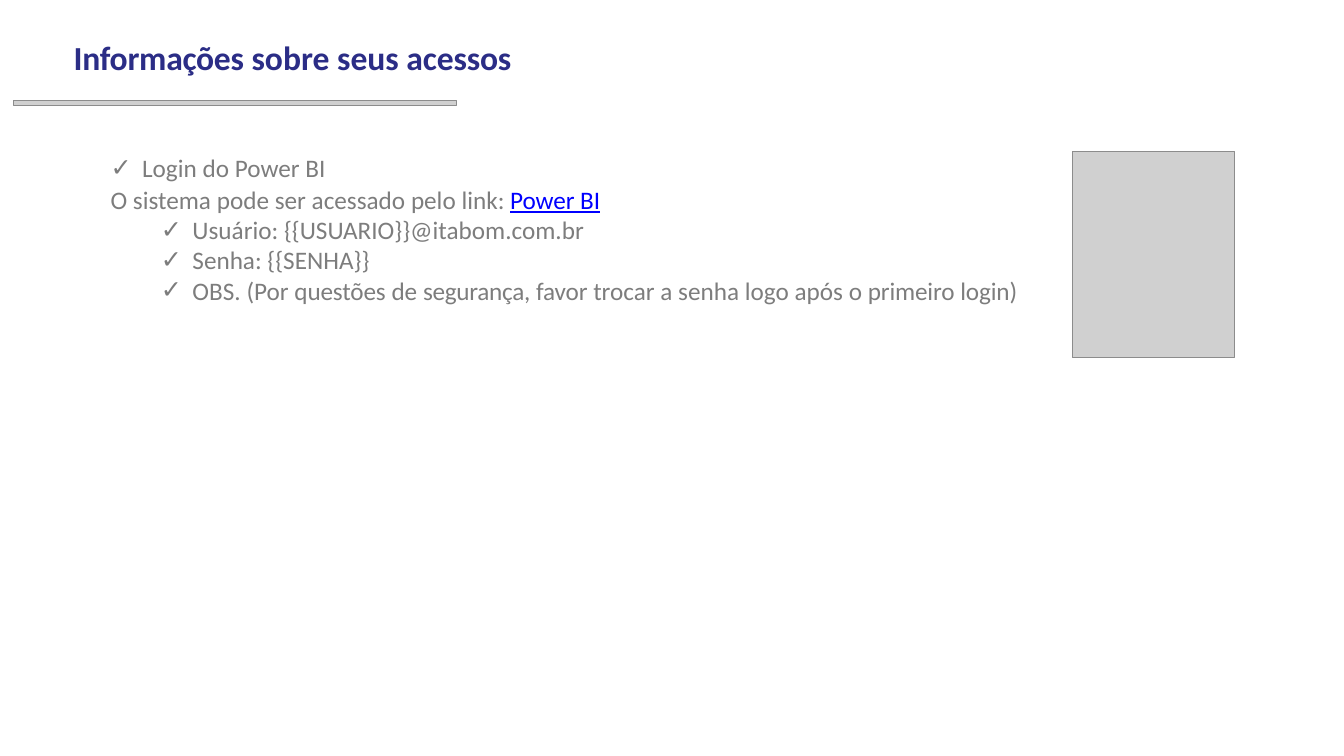
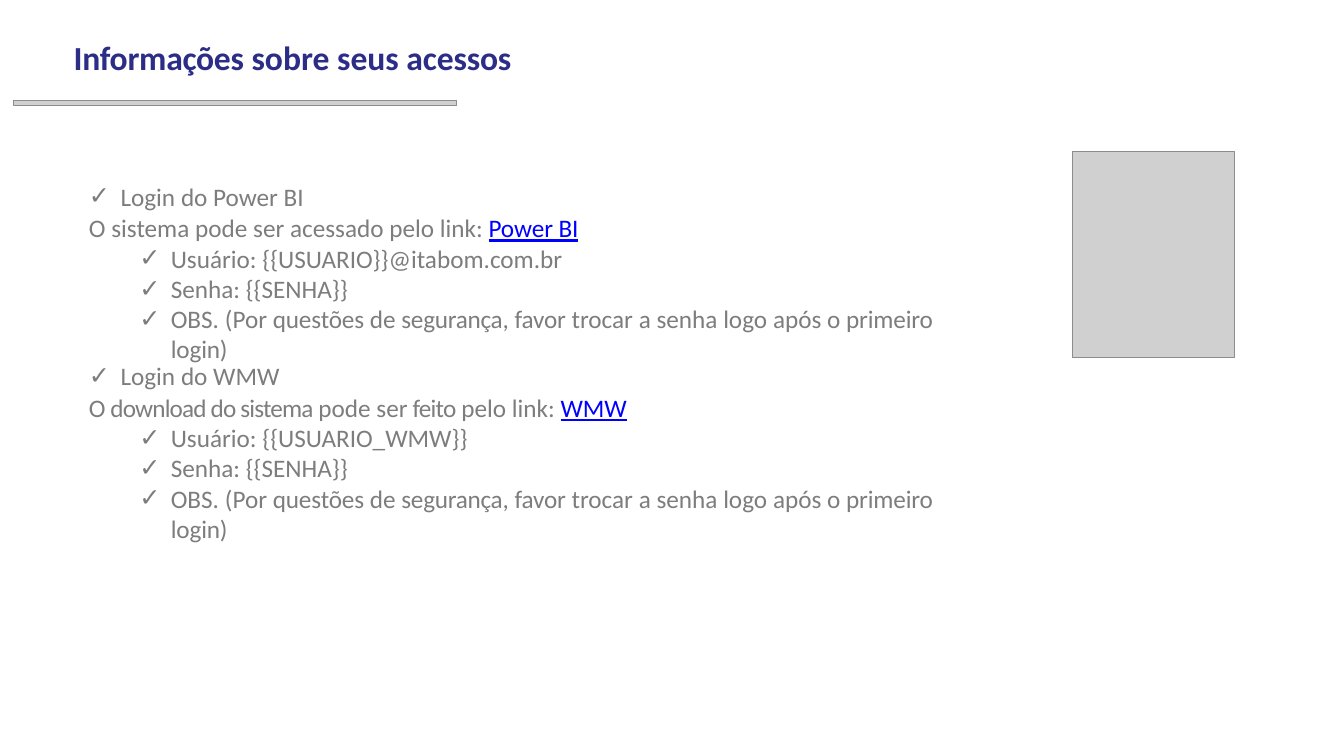
Before and after one commit to Kayky08/python, a slide deck: slide 6 of onboarding/template_onboarding.pptx. Drawn at 1344x756 pixels with LibreOffice and Linux fonts; fonts in the diff are those of the drawing; grey boxes stand for pictures; background and template pictures are left out. Boxes give left, top, right and bottom in pixels: in the first picture for what was removed or moved away, otherwise in the second. Text is boxed around its words. In the diff, an @@ line names an element or a change of style, - is before the commit and + after.

Commit message:
Adicionando a parte de acessos do EDATA e SAG/Começando a ajustar a posição das imagens

```diff
--- a/onboarding/template_onboarding.pptx
+++ b/onboarding/template_onboarding.pptx
@@ text "Login do Power BI" rewrapped from <box>111,159,1017,305</box> to <box>89,188,933,332</box> @@
@@ text added at <box>89,367,933,512</box>, 18 pt, text #7D7D7D @@
+✓ Login do WMW
+O download do sistema pode ser feito pelo link: WMW
+  ✓ Usuário: {{USUARIO_WMW}}
+  ✓ Senha: {{SENHA}}
+  ✓ OBS. (Por questões de segurança, favor trocar a senha logo após o primeiro login)
```
Also in this commit, not shown: 2 other slides changed, 6 other files.
